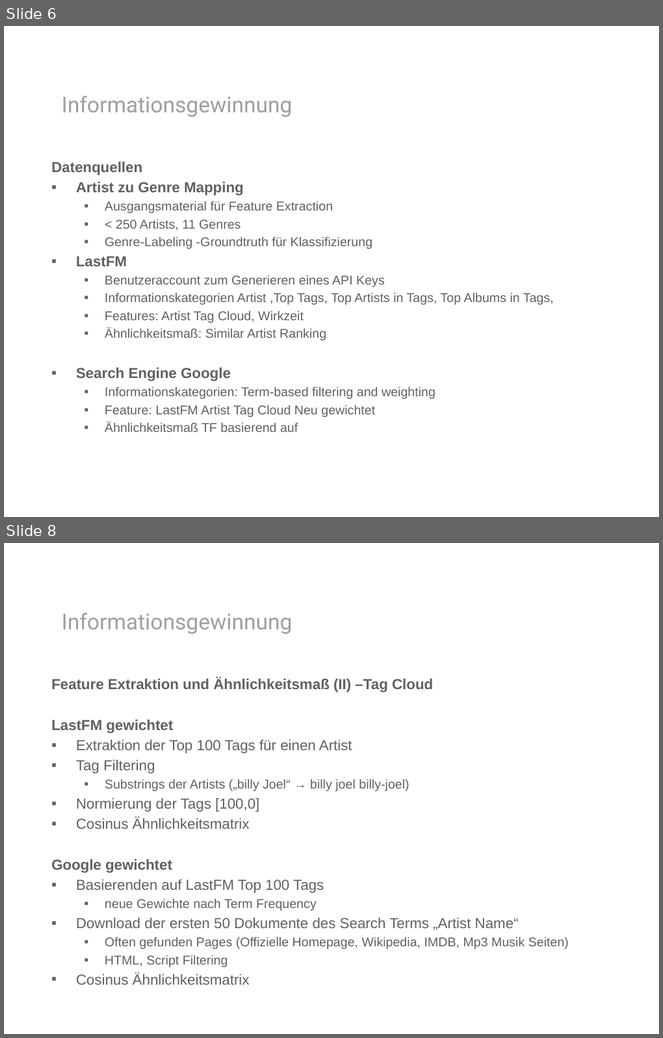
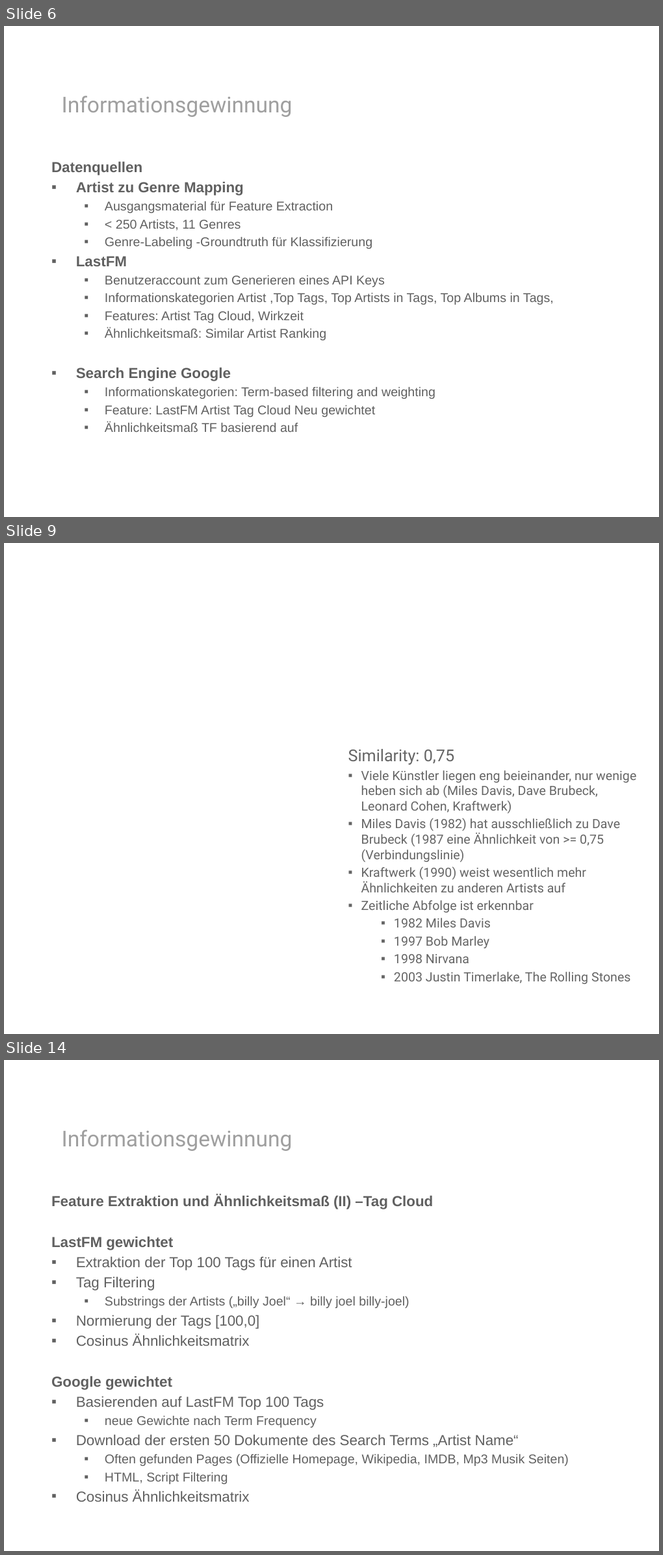
Before and after one commit to rohanprojects/mirlastfm, a slide deck: presentation/presentation.pptx. Shown one above the other, each under a label of ours: slides 6 and 8 before the commit, slides 6, 9 and 14 after it; the slides between them are not shown. The pictures are 663x1038 and 663x1555 pixels, drawn with LibreOffice and Linux fonts; fonts in the diff are those of the drawing; background and template pictures are left out. Boxes give left, top, right and bottom in pixels: in the first picture for what was removed or moved away, otherwise in the second. Text is boxed around its words. In the diff, an @@ line names an element or a change of style, - is before the commit and + after.

```diff
--- a/presentation/presentation.pptx
+++ b/presentation/presentation.pptx
@@ slide 9 added at <box>4,543,659,1034</box>, background picture (left out) @@
@@ text added at <box>348,749,636,984</box>, 14 pt, text #656565 @@
+Similarity: 0,75
+▪ Viele Künstler liegen eng beieinander, nur wenige heben sich ab (Miles Davis, Dave Brubeck, Leonard Cohen, Kraftwerk)
+▪ Miles Davis (1982) hat ausschließlich zu Dave Brubeck (1987 eine Ähnlichkeit von >= 0,75 (Verbindungslinie)
+▪ Kraftwerk (1990) weist wesentlich mehr Ähnlichkeiten zu anderen Artists auf
+▪ Zeitliche Abfolge ist erkennbar
+  ▪ 1982 Miles Davis
+  ▪ 1997 Bob Marley
+  ▪ 1998 Nirvana
+  ▪ 2003 Justin Timerlake, The Rolling Stones
@@ what was slide 8 is now slide 14 @@
```
Also in this commit, not shown: 1 slide changed, 5 other slides added, 3 other files.
